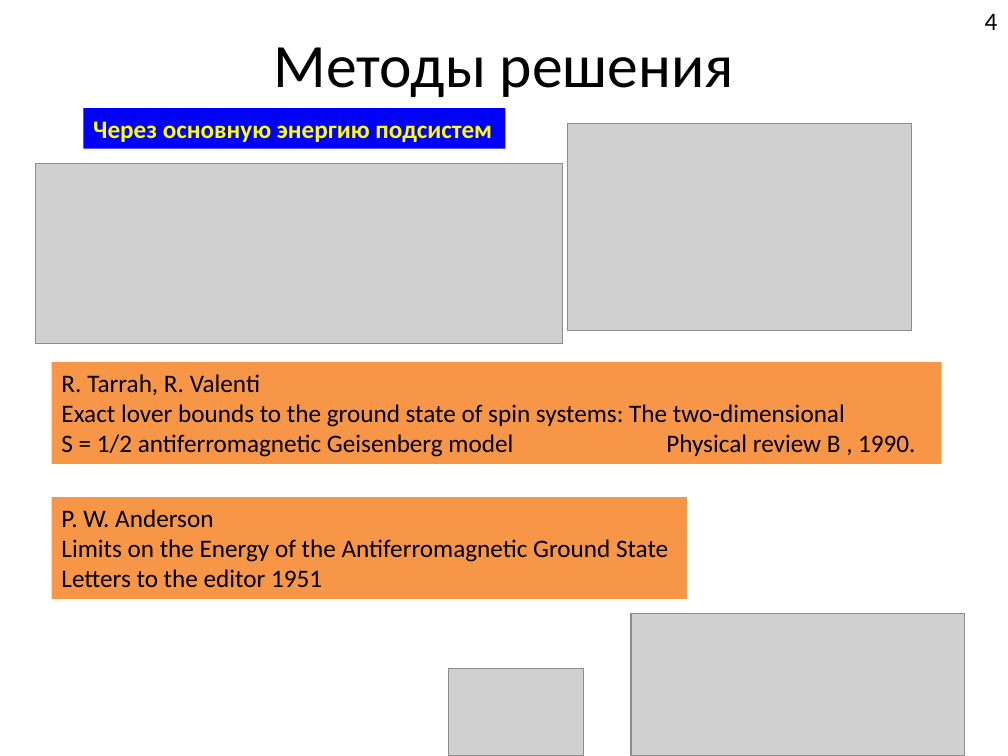
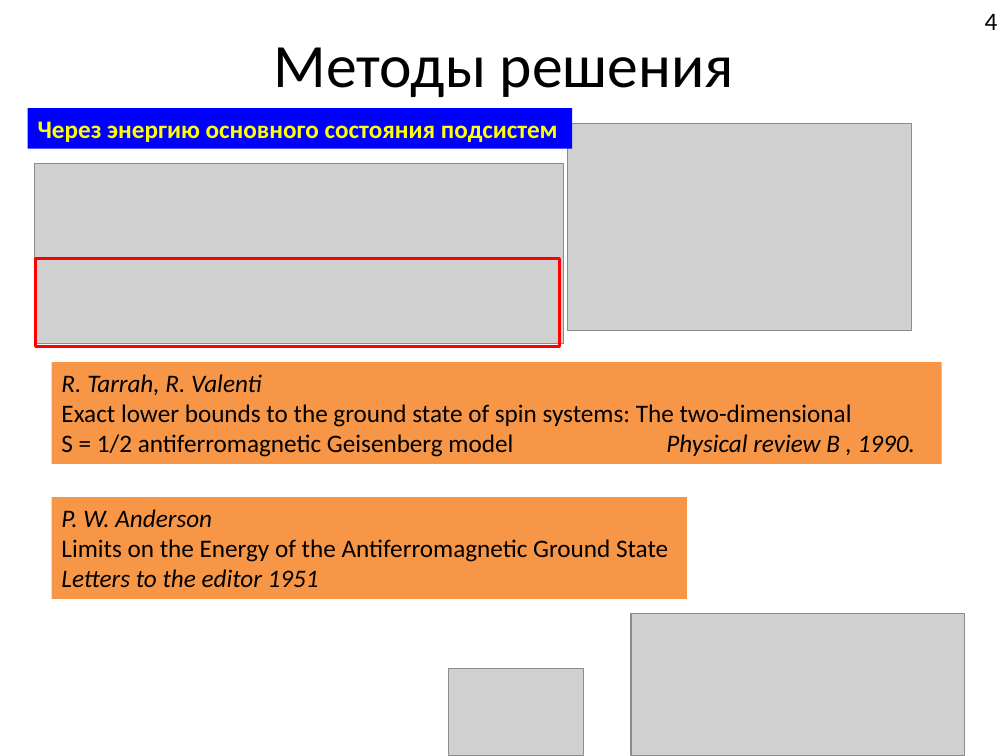
Before and after one commit to FeelUsM/zadrotstvo1, a slide deck: slide 4 of LaTeX-поделки/Системы спинов 1.pptx. Drawn at 1008x756 pixels with LibreOffice and Linux fonts; fonts in the diff are those of the drawing; grey boxes stand for pictures. Boxes give left, top, right and bottom in pixels: in the first picture for what was removed or moved away, otherwise in the second. Text is boxed around its words. In the diff, an @@ line names an element or a change of style, - is before the commit and + after.

```diff
--- a/LaTeX-поделки/Системы спинов 1.pptx
+++ b/LaTeX-поделки/Системы спинов 1.pptx
@@ rectangle "Через энергию основного состояния подсистем": place and size @@
-rectangle "Через энергию основного состояния подсистем" at (84, 108, 506, 148)
+rectangle "Через энергию основного состояния подсистем" at (28, 108, 573, 148)
@@ text in rectangle at (38, 121, 558, 142): text changed @@
-Через основную энергию подсистем
+Через энергию основного состояния подсистем
@@ rectangle added at (35, 259, 559, 347), outline #FF0000 2 pt @@
@@ text in rectangle at (61, 374, 915, 457): italic on in "R. Tarrah, R. Valenti", "Physical review B , 1990." @@
@@ text in rectangle at (61, 404, 852, 427): text changed @@
-Exact lover bounds to the ground state of spin systems: The two-dimensional
+Exact lower bounds to the ground state of spin systems: The two-dimensional
@@ text in rectangle at (61, 509, 319, 587): italic on in "P. W. Anderson", "Letters to the editor 1951" @@
```
Also in this commit, not shown: 12 other slides changed, 25 other files.
